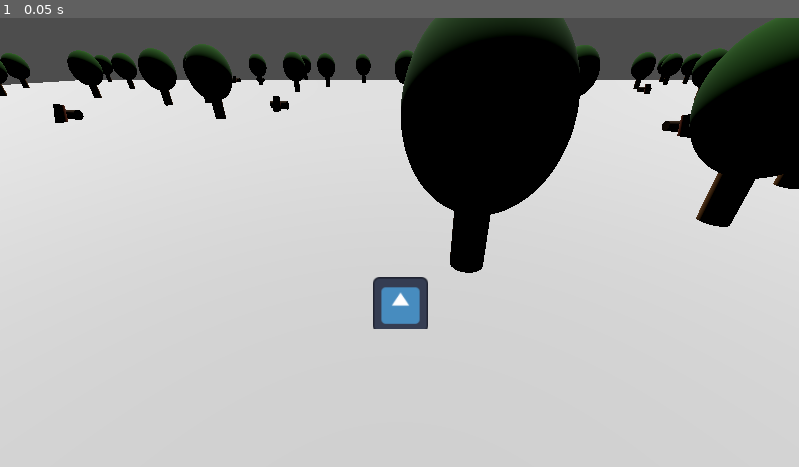
Above: before the commit, frame 1.
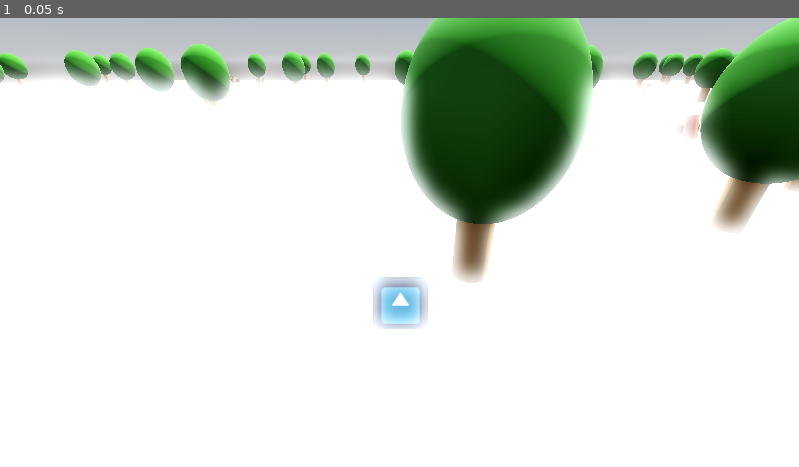
Above: after the commit, the same moment.

Repository: FablabMurat/GameJamMurat0324
Game: Godot game, scene res://terrain.tscn
Two runs of this game, one before a commit and one after it. Both use one fixed random seed, a clock stepped at 60 frames per second and the inputs below. The engine's default icon, where the game draws it, is replaced by a stand-in: a white triangle on a blue panel in a dark square.
Inputs:
- Up to frame 1 (0.05 s): no input

The runs differ from the first frame. In frame 1, 99% of the frame differs, in the area x 0-100%, y 0-100%.

Commit message:
gestion du conflit

Diff:
--- a/terrain.tscn
+++ b/terrain.tscn
@@ -1,7 +1,8 @@
-[gd_scene load_steps=6 format=3 uid="uid://ctbvs07s78ect"]
+[gd_scene load_steps=7 format=3 uid="uid://ctbvs07s78ect"]
 
 [ext_resource type="Script" path="res://terrain.gd" id="1_fnysc"]
 [ext_resource type="PackedScene" uid="uid://nabnyuuxgolm" path="res://player.tscn" id="2_478pm"]
+[ext_resource type="PackedScene" path="res://Feu.tscn" id="3_kpjjy"]
 
 [sub_resource type="WorldBoundaryShape3D" id="WorldBoundaryShape3D_rj1v0"]
 
@@ -36,4 +37,7 @@
 visible = false
 
 [node name="Player" parent="." instance=ExtResource("2_478pm")]
-transform = Transform3D(1, 0, 0, 0, 1, 0, 0, 0, 1, 0, 0.412602, -7.50248)
+transform = Transform3D(1, 0, 0, 0, 1, 0, 0, 0, 1, 0, 0.412602, -7)
+
+[node name="Feu" parent="." instance=ExtResource("3_kpjjy")]
+transform = Transform3D(-4.37114e-08, 0, -1, 0, 1, 0, 1, 0, -4.37114e-08, 0, 0, 0)
